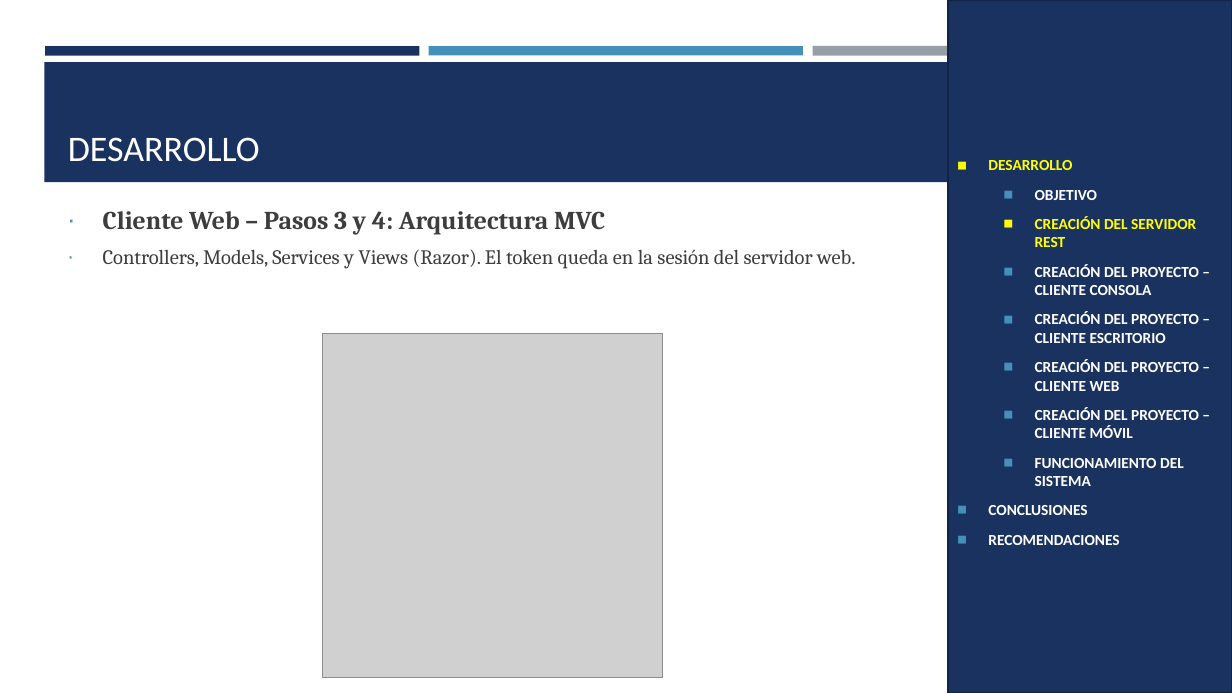
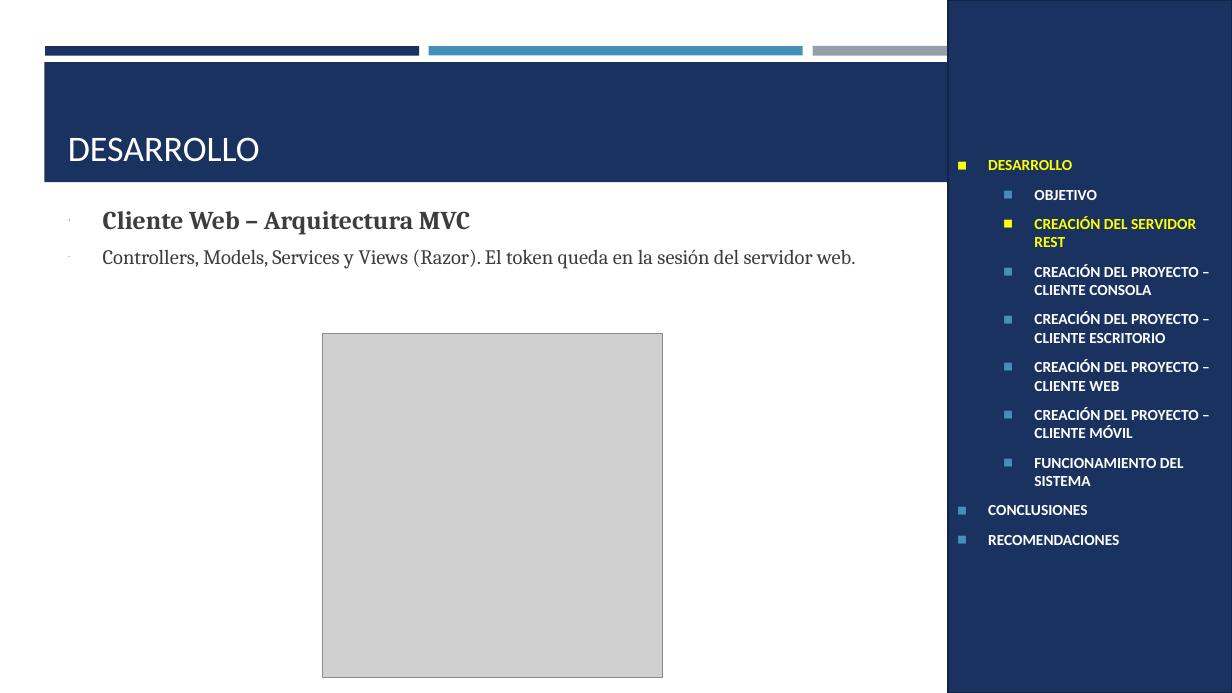
Before and after one commit to Juangranda3424/Arquitectura-Grupo8, a slide deck: slide 40 of Parcial 1/SINBBDD/TI.1.4. PAO202651_SOAP_RESTFUL_DONET_SINBDD_NRC36884_GR 8/05. DOCUMENTACION/PRESENTACION_TI_1_4__SOAP_RESTFUL_sin_BDD_en_DOTNET.pptx (slide 53 before the commit). Drawn at 1232x693 pixels with LibreOffice and Linux fonts; fonts in the diff are those of the drawing; grey boxes stand for pictures. Boxes give left, top, right and bottom in pixels: in the first picture for what was removed or moved away, otherwise in the second. Text is boxed around its words. In the diff, an @@ line names an element or a change of style, - is before the commit and + after.

```diff
--- a/Parcial 1/SINBBDD/TI.1.4. PAO202651_SOAP_RESTFUL_DONET_SINBDD_NRC36884_GR 8/05. DOCUMENTACION/PRESENTACION_TI_1_4__SOAP_RESTFUL_sin_BDD_en_DOTNET.pptx
+++ b/Parcial 1/SINBBDD/TI.1.4. PAO202651_SOAP_RESTFUL_DONET_SINBDD_NRC36884_GR 8/05. DOCUMENTACION/PRESENTACION_TI_1_4__SOAP_RESTFUL_sin_BDD_en_DOTNET.pptx
@@ text at (x1=103, y1=211, x2=470, y2=235): text changed @@
-∙ Cliente Web – Pasos 3 y 4: Arquitectura MVC
+∙ Cliente Web – Arquitectura MVC
```
Also in this commit, not shown: 53 other slides changed, 15 slides removed, 1 other file.
